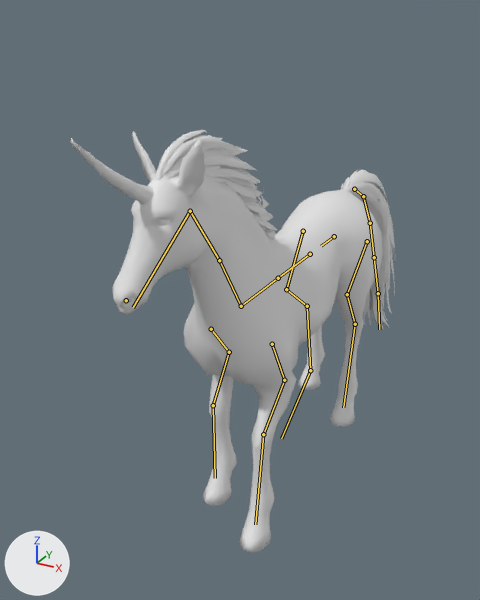
What one commit did to the glTF model assets_dev/worlds/mm8/models/mm8_m544.glb.
Rendered twice from a 50 mm camera at (0.427, -0.955, 0.765) aimed at (-0.086, -0.021, 0.298). The lights are fixed; the arrows at lower left show +X, +Y and +Z. The first picture is the older version. Both versions are drawn at frame 3 of the action 'Hit'; the numbers are the values there. The bones that change, and the others that lie on the model, are drawn over the model as lines.

The first picture shows 'Unicorn'.
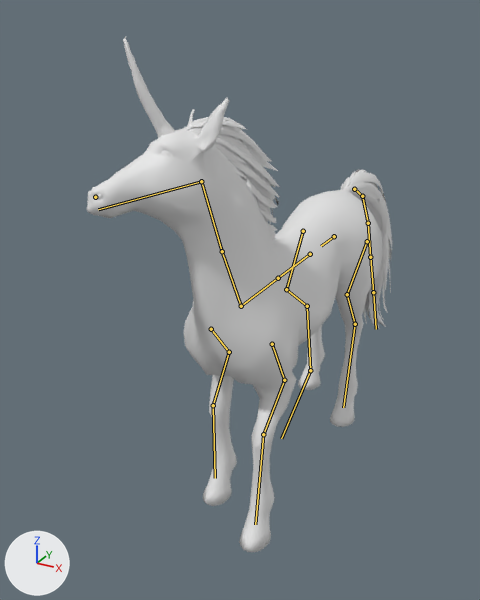
Location of each change, (x1, y1, x2, y2) in pixels of the pictures (480 x 600 px):
'Unicorn', posed (6% narrower, 22% taller): before (71, 130, 396, 552); after (87, 36, 392, 552)
bone 'Neck1', root to tip: before (241, 306) to (219, 260); after (241, 306) to (222, 251)
bone 'Neck2', root to tip: before (219, 260) to (190, 211); after (222, 251) to (201, 181)
bone 'Head', root to tip: before (190, 211) to (133, 307); after (201, 181) to (98, 209)
bone 'Tail1', root to tip: before (354, 189) to (363, 196); after (354, 189) to (362, 196)
bone 'Tail2', root to tip: before (363, 196) to (370, 223); after (362, 196) to (368, 223)
bone 'Tail5', root to tip: before (378, 293) to (379, 329); after (373, 292) to (376, 329)

What the commit changed:
Bone 'Neck1' (bone_neck1) turns from (3, -2, -1) to (12, -7, -6) degrees about its own x, y and z.
Bone 'Neck2' (bone_neck2) turns from (4, -2, -2) to (18, -8, -10) degrees about its own x, y and z.
Bone 'Head' (bone_head) turns from (5, 3, -2) to (19, 12, -7) degrees about its own x, y and z.
Bone 'Tail1' (bone_tail1) turns from (6, 0, 0) to (6, -1, 1) degrees about its own x, y and z.
Bone 'Tail2' (bone_tail2) turns from (0, 0, 0) to (0, -1, 1) degrees about its own x, y and z.
Bone 'Tail5' (bone_tail5) turns from (0, 3, -1) to (0, 7, -2) degrees about its own x, y and z.
